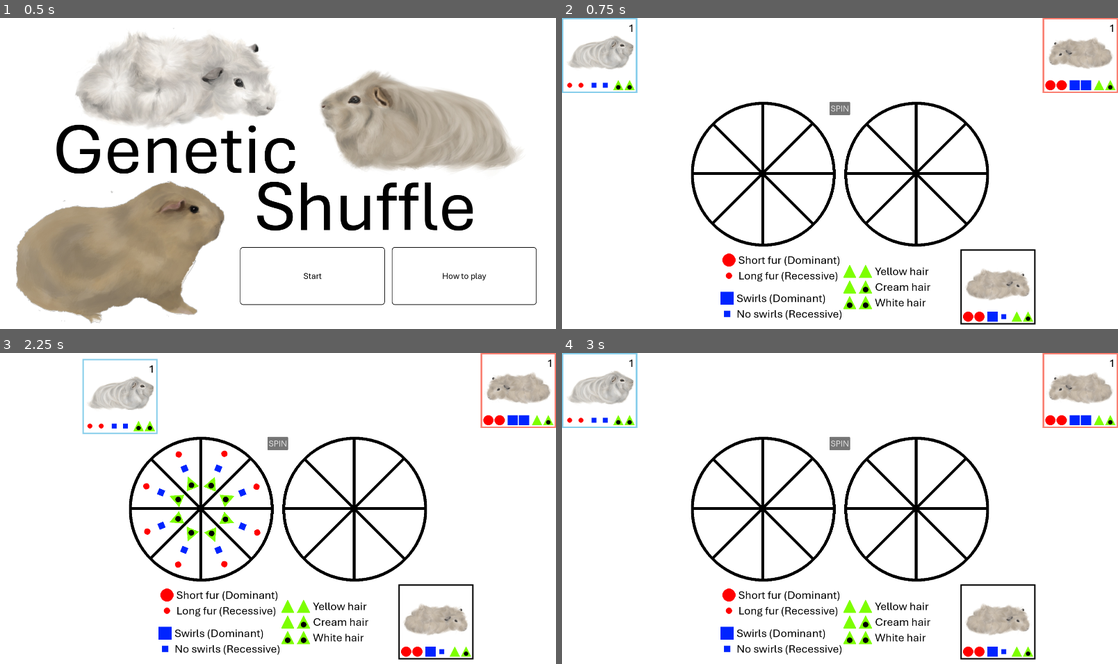
Above: before the commit, frames 1-4 (two rows, left to right).
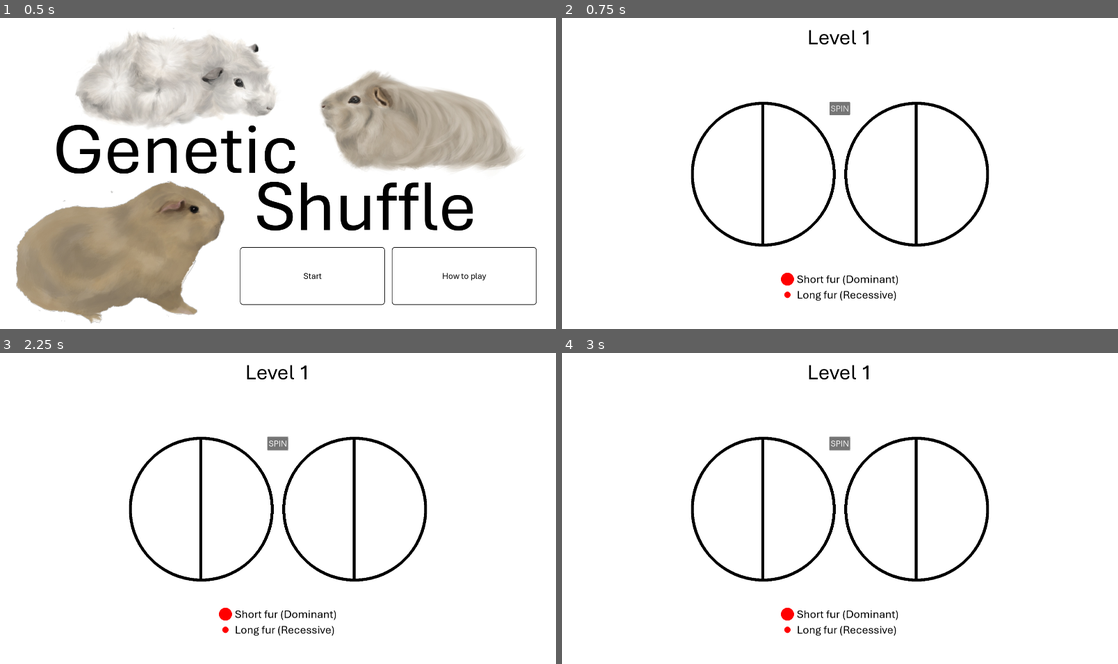
Above: after the commit, the same moments.

Repository: kremec/GeneticShuffle
Game: Godot game, scene res://src/scenes/main_menu/main_menu.tscn
Two runs of this game, one before a commit and one after it. Both use one fixed random seed, a clock stepped at 60 frames per second and the inputs below.
Inputs (mouse positions are in pixels of both pictures, inside the frame that each line leads up to):
- Up to frame 1 (0.5 s): no input
- Up to frame 2 (0.75 s): click "Start" at 0.5 s
- Up to frame 3 (2.25 s): click "SPIN" at 1.25 s; click (38, 390) at 2 s, where only the run before the commit has a clickable "1"
- Up to frame 4 (3 s): click (684, 396) at 2.75 s, where only the run before the commit has a clickable "1"

Frame 1 is identical in both runs. In frame 2, 7.8% of the frame differs, in the area x 0-100%, y 0-99%; in frame 3, 8.7%, in the area x 14-100%, y 0-99%; in frame 4, 7.8%.
Error after the commit: Invalid type in function 'GetRandomAlleleCombo' in base 'GDScript'. The array of argument 1 (Array) does not have the same element type as the expected typed a…

Commit message:
Random alleles for target and starting cards

Diff:
--- a/src/objects/wheel/wheel.gd
+++ b/src/objects/wheel/wheel.gd
@@ -173,16 +173,6 @@
 		alleles[positionNodes[i]].append(newAlleles[i])
 		alleleImages[positionNodes[i]].add_child(createAlleleImageNode(images[i]))
 
-	var debugWheelAlleles = false
-	if debugWheelAlleles:
-		for key in alleles.keys():
-			var string: String = ""
-			string += str(key) + ": "
-			for allele in alleles[key]:
-				string += "  " + Allele.StringTraitType(allele[0]) + " - " + Allele.StringAlleleType(allele[1])
-			print(string)
-		print("\n")
-
 func createAlleleImageNode(image: Texture) -> Node:
 	var boxContainer: BoxContainer = BoxContainer.new()
 	boxContainer.size_flags_vertical = Control.SizeFlags.SIZE_EXPAND_FILL
@@ -198,14 +188,14 @@
 	for key in alleles.keys():
 		alleles[key].clear()
 
-	for n in $Alleles/alleles1.get_children(): $Alleles/alleles1.remove_child(n)
-	for n in $Alleles/alleles2.get_children(): $Alleles/alleles2.remove_child(n)
-	for n in $Alleles/alleles3.get_children(): $Alleles/alleles3.remove_child(n)
-	for n in $Alleles/alleles4.get_children(): $Alleles/alleles4.remove_child(n)
-	for n in $Alleles/alleles5.get_children(): $Alleles/alleles5.remove_child(n)
-	for n in $Alleles/alleles6.get_children(): $Alleles/alleles6.remove_child(n)
-	for n in $Alleles/alleles7.get_children(): $Alleles/alleles7.remove_child(n)
-	for n in $Alleles/alleles8.get_children(): $Alleles/alleles8.remove_child(n)
+	for n in $Alleles/alleles1.get_children(): n.queue_free()
+	for n in $Alleles/alleles2.get_children(): n.queue_free()
+	for n in $Alleles/alleles3.get_children(): n.queue_free()
+	for n in $Alleles/alleles4.get_children(): n.queue_free()
+	for n in $Alleles/alleles5.get_children(): n.queue_free()
+	for n in $Alleles/alleles6.get_children(): n.queue_free()
+	for n in $Alleles/alleles7.get_children(): n.queue_free()
+	for n in $Alleles/alleles8.get_children(): n.queue_free()
 
 func Spin():
 	var rotationAngle: float = randf_range(360, 360 * 3)
--- a/src/scenes/game/game.gd
+++ b/src/scenes/game/game.gd
@@ -7,6 +7,8 @@
 
 var selectedFemale: Card
 var selectedFemaleIndex: int = -1
+
+var targetAlleles: Array[Allele.AlleleCombo]
 
 var newPup: Card
 var newPupSex: Card.Sex
@@ -25,11 +27,12 @@
 @onready var btnSpin = $layout/MarginContainer/MarginContainer/btnSpin
 @onready var wheelMale = $layout/MarginContainer/MarginContainer/HBoxContainer/wheelMale
 @onready var wheelFemale = $layout/MarginContainer/MarginContainer/HBoxContainer/wheelFemale
+var canWheelSpin: bool = true
 var maleWheelSpinning: bool = false
 var femaleWheelSpinning: bool = false
 @export var wheelSpinSpeed: float = 360
-@export var afterWheelSpinPause: float = 1.0
-@export var newPupPresentPause: float = 1.0
+@export var afterWheelSpinPause: float = 0.5
+@export var newPupPresentPause: float = 0.5
 
 @onready var alleleInfos = $layout/MarginContainer/HBoxContainer/AlleleInfos
 @onready var alleleInfoLeft = $layout/MarginContainer/HBoxContainer/AlleleInfos/AlleleInfoLeft
@@ -55,11 +58,27 @@
 @onready var alleleInfo3RecessiveRecessiveImage2 = $layout/MarginContainer/HBoxContainer/AlleleInfos/AlleleInfoRight/alleleInfo3/alleleInfo3Panel/alleleInfo3RecessiveRecessive/alleleInfo3RecessiveRecessiveImage2
 @onready var alleleInfo3RecessiveRecessiveLabel = $layout/MarginContainer/HBoxContainer/AlleleInfos/AlleleInfoRight/alleleInfo3/alleleInfo3Panel/alleleInfo3RecessiveRecessive/alleleInfo3RecessiveRecessiveLabel
 
+@onready var level: Label = $layout/MarginContainer/level
+
 func _ready() -> void:
 	btnSpin.pressed.connect(_on_btnSpin_pressed)
-	round5()
-
-var allAlleleCombos: Array[Allele.AlleleCombo] = [Allele.AlleleCombo.DominantDominant, Allele.AlleleCombo.DominantRecessive, Allele.AlleleCombo.RecessiveRecessive]
+	loadRound()
+
+var currentRound: int = 1
+func loadRound():
+	level.text = "Level " + str(currentRound)
+	if currentRound == 1:
+		round1()
+	elif currentRound == 2:
+		round2()
+	elif currentRound == 3:
+		round3()
+	elif currentRound == 4:
+		round4()
+	elif currentRound == 5:
+		round5()
+	else:
+		get_tree().change_scene_to_file("res://src/scenes/main_menu/main_menu.tscn")
 
 func round1() -> void:
 	var allelesShown: Array[bool] = [true, false, false]
@@ -82,8 +101,18 @@
 	startRound(allelesShown)
 
 func startRound(allelesShown: Array[bool]):
+	canWheelSpin = true
 	numberAllMales = 0
 	numberAllFemales = 0
+	selectedMale = null
+	selectedFemale = null
+	for n in listMales.get_children(): n.queue_free()
+	for n in listFemales.get_children(): n.queue_free()
+	for n in selectedMalePosition.get_children(): n.queue_free()
+	for n in selectedFemalePosition.get_children(): n.queue_free()
+	for n in popupNewPupPosition.get_children(): n.queue_free()
+	for n in newPupPosition.get_children(): n.queue_free()
+	for n in targetPupPosition.get_children(): n.queue_free()
 
 	# Random new pup sex
 	newPupSex = [Card.Sex.Male, Card.Sex.Female][randi_range(0, 1)]
@@ -92,6 +121,7 @@
 	setAlleleInfos(allelesShown)
 
 	# Generate random alleles
+	var allAlleleCombos: Array[Allele.AlleleCombo] = [Allele.AlleleCombo.DominantDominant, Allele.AlleleCombo.DominantRecessive, Allele.AlleleCombo.RecessiveRecessive]
 	var defaultAlleles = [Allele.GetRandomAlleleCombo(allAlleleCombos), Allele.GetRandomAlleleCombo(allAlleleCombos), Allele.GetRandomAlleleCombo(allAlleleCombos)]
 	var randomAllelesLength = Allele.GenerateRandomAlleles()
 	var randomAllelesSwirls = Allele.GenerateRandomAlleles()
@@ -100,9 +130,9 @@
 	# Starting guinea pigs
 	var male = create_card(
 		Card.Sex.Male,
-		randomAllelesLength[1] if allelesShown else defaultAlleles[1],
-		randomAllelesSwirls[1] if allelesShown else defaultAlleles[1],
-		randomAllelesColor[1] if allelesShown else defaultAlleles[1],
+		randomAllelesLength[1] if allelesShown[0] else defaultAlleles[0],
+		randomAllelesSwirls[1] if allelesShown[1] else defaultAlleles[1],
+		randomAllelesColor[1] if allelesShown[2] else defaultAlleles[2],
 		allelesShown
 	)
 	male.card_pressed.connect(_on_card_pressed)
@@ -110,21 +140,28 @@
 
 	var female = create_card(
 		Card.Sex.Female,
-		randomAllelesLength[2] if allelesShown else defaultAlleles[2],
-		randomAllelesSwirls[2] if allelesShown else defaultAlleles[2],
-		randomAllelesColor[2] if allelesShown else defaultAlleles[2],
+		randomAllelesLength[2] if allelesShown[0] else defaultAlleles[0],
+		randomAllelesSwirls[2] if allelesShown[1] else defaultAlleles[1],
+		randomAllelesColor[2] if allelesShown[2] else defaultAlleles[2],
 		allelesShown
 	)
 	female.card_pressed.connect(_on_card_pressed)
 	listFemales.add_child(female)
+
+	# Target alleles
+	targetAlleles = [
+		randomAllelesLength[0] if allelesShown[0] else defaultAlleles[0],
+		randomAllelesSwirls[0] if allelesShown[1] else defaultAlleles[1],
+		randomAllelesColor[0] if allelesShown[2] else defaultAlleles[2]
+	]
 
 	# Target pup
 	targetPupPosition.add_child(
 		create_card(
 			Card.Sex.Male,
-			randomAllelesLength[0] if allelesShown else defaultAlleles[0],
-			randomAllelesSwirls[0] if allelesShown else defaultAlleles[0],
-			randomAllelesColor[0] if allelesShown else defaultAlleles[0],
+			targetAlleles[0] if allelesShown[0] else defaultAlleles[0],
+			targetAlleles[1] if allelesShown[1] else defaultAlleles[1],
+			targetAlleles[2] if allelesShown[2] else defaultAlleles[2],
 			allelesShown,
 			false,
 			false
@@ -299,7 +336,7 @@
 	cardNode.set_position(Vector2(0, 0))
 
 func unselect_card(card: Card):
-	if !card.selected: return
+	if !card.selected || !canWheelSpin: return
 	if card.sex == Card.Sex.Male && selectedMale == null: return
 	if card.sex == Card.Sex.Female && selectedFemale == null: return
 	# Position
@@ -332,8 +369,9 @@
 			wheelsSpin()
 
 func wheelsSpin() -> void:
-	if selectedMale == null || selectedFemale == null || maleWheelSpinning || femaleWheelSpinning:
+	if selectedMale == null || selectedFemale == null || maleWheelSpinning || femaleWheelSpinning || !canWheelSpin:
 		return
+	canWheelSpin = false
 	maleWheelSpinning = true
 	femaleWheelSpinning = true
 
@@ -369,8 +407,6 @@
 		var maleAlleleType: Allele.AlleleType = maleAlleles[i][1]
 		var femaleAlleleType: Allele.AlleleType = femaleAlleles[i][1]
 
-		print(Allele.StringTraitType(traitType), " - Male: ", Allele.StringAlleleType(maleAlleleType), ", Female: ", Allele.StringAlleleType(femaleAlleleType))
-
 		var alleleCombo: Allele.AlleleCombo
 		if maleAlleleType == Allele.AlleleType.Dominant && femaleAlleleType == Allele.AlleleType.Dominant:
 			alleleCombo = Allele.AlleleCombo.DominantDominant
@@ -386,7 +422,7 @@
 				pupSwirlsAlleles = alleleCombo
 			Allele.TraitType.Color:
 				pupColorAlleles = alleleCombo
-	print("\n")
+
 	if pupLengthAlleles == null:
 		pupLengthAlleles = selectedMale.furLengthAlleles
 	if pupSwirlsAlleles == null:
@@ -425,6 +461,12 @@
 func _onNewPupPresent():
 	# Timeout
 	await get_tree().create_timer(newPupPresentPause).timeout
+
+	# If pup is the target start new round
+	if newPup.furLengthAlleles == targetAlleles[0] && newPup.furSwirlsAlleles == targetAlleles[1] && newPup.furColorAlleles == targetAlleles[2]:
+		currentRound += 1
+		loadRound()
+		return
 
 	# Position
 	var newPupPositionTween = get_tree().create_tween()
@@ -462,7 +504,6 @@
 	newPup.card_pressed.connect(_on_card_pressed)
 
 	# Unselect parents
+	canWheelSpin = true
 	unselect_card(selectedMale)
 	unselect_card(selectedFemale)
-	maleWheelSpinning = false
-	femaleWheelSpinning = false
--- a/src/scenes/game/game.tscn
+++ b/src/scenes/game/game.tscn
@@ -65,6 +65,14 @@
 size_flags_horizontal = 8
 size_flags_vertical = 0
 
+[node name="level" type="Label" parent="layout/MarginContainer"]
+layout_mode = 2
+size_flags_horizontal = 4
+size_flags_vertical = 0
+theme_override_colors/font_color = Color(0, 0, 0, 1)
+theme_override_font_sizes/font_size = 75
+text = "Level 1"
+
 [node name="MarginContainer" type="MarginContainer" parent="layout/MarginContainer"]
 layout_mode = 2
 size_flags_vertical = 4
@@ -106,6 +114,7 @@
 layout_mode = 2
 size_flags_horizontal = 3
 mouse_filter = 2
+theme_override_constants/separation = 10
 alignment = 1
 
 [node name="AlleleInfoLeft" type="VBoxContainer" parent="layout/MarginContainer/HBoxContainer/AlleleInfos"]
@@ -208,6 +217,8 @@
 
 [node name="alleleInfo3Panel" type="VBoxContainer" parent="layout/MarginContainer/HBoxContainer/AlleleInfos/AlleleInfoRight/alleleInfo3"]
 layout_mode = 2
+size_flags_horizontal = 4
+size_flags_vertical = 4
 
 [node name="alleleInfo3DominantDominant" type="HBoxContainer" parent="layout/MarginContainer/HBoxContainer/AlleleInfos/AlleleInfoRight/alleleInfo3/alleleInfo3Panel"]
 layout_mode = 2
--- a/src/types/allele.gd
+++ b/src/types/allele.gd
@@ -87,19 +87,32 @@
 
 static func GenerateRandomAlleles() -> Array[AlleleCombo]:
 	var targetAlleles = GetRandomAlleleCombo([AlleleCombo.DominantDominant, AlleleCombo.DominantRecessive, AlleleCombo.RecessiveRecessive])
-	var maleAlleles = GetRandomAlleleCombo([AlleleCombo.DominantDominant, AlleleCombo.DominantRecessive, AlleleCombo.RecessiveRecessive])
+	var otherPossibleAlleles = [AlleleCombo.DominantDominant, AlleleCombo.DominantRecessive, AlleleCombo.RecessiveRecessive]
+	otherPossibleAlleles.erase(targetAlleles)
+	var maleAlleles = GetRandomAlleleCombo(otherPossibleAlleles)
 	var femaleAlleles: AlleleCombo
 
-	if targetAlleles == AlleleCombo.DominantDominant && maleAlleles == AlleleCombo.DominantDominant:
-		femaleAlleles = GetRandomAlleleCombo([AlleleCombo.DominantDominant, AlleleCombo.DominantRecessive])
-	elif targetAlleles == AlleleCombo.RecessiveRecessive && maleAlleles == AlleleCombo.RecessiveRecessive:
-		femaleAlleles = GetRandomAlleleCombo([AlleleCombo.DominantRecessive, AlleleCombo.RecessiveRecessive])
-	elif targetAlleles == AlleleCombo.DominantRecessive && maleAlleles == AlleleCombo.DominantDominant:
-		femaleAlleles = GetRandomAlleleCombo([AlleleCombo.DominantRecessive, AlleleCombo.RecessiveRecessive])
-	elif targetAlleles == AlleleCombo.DominantRecessive && maleAlleles == AlleleCombo.RecessiveRecessive:
-		femaleAlleles = GetRandomAlleleCombo([AlleleCombo.DominantDominant, AlleleCombo.DominantRecessive])
-	else:
-		femaleAlleles = GetRandomAlleleCombo([AlleleCombo.DominantDominant, AlleleCombo.DominantRecessive, AlleleCombo.RecessiveRecessive])
+	match targetAlleles:
+		AlleleCombo.DominantDominant:
+			match maleAlleles:
+				AlleleCombo.RecessiveRecessive:
+					femaleAlleles = AlleleCombo.DominantRecessive
+				_:
+					femaleAlleles = GetRandomAlleleCombo([AlleleCombo.DominantRecessive, AlleleCombo.RecessiveRecessive])
+		AlleleCombo.RecessiveRecessive:
+			match maleAlleles:
+				AlleleCombo.DominantDominant:
+					femaleAlleles = AlleleCombo.DominantRecessive
+				_:
+					femaleAlleles = GetRandomAlleleCombo([AlleleCombo.DominantDominant, AlleleCombo.DominantRecessive])
+		AlleleCombo.DominantRecessive:
+			match maleAlleles:
+				AlleleCombo.DominantDominant:
+					femaleAlleles = AlleleCombo.RecessiveRecessive
+				AlleleCombo.RecessiveRecessive:
+					femaleAlleles = AlleleCombo.DominantDominant
+				_:
+					femaleAlleles = GetRandomAlleleCombo([AlleleCombo.DominantRecessive, AlleleCombo.RecessiveRecessive, AlleleCombo.DominantDominant])
 
 	return [targetAlleles, maleAlleles, femaleAlleles]
 
